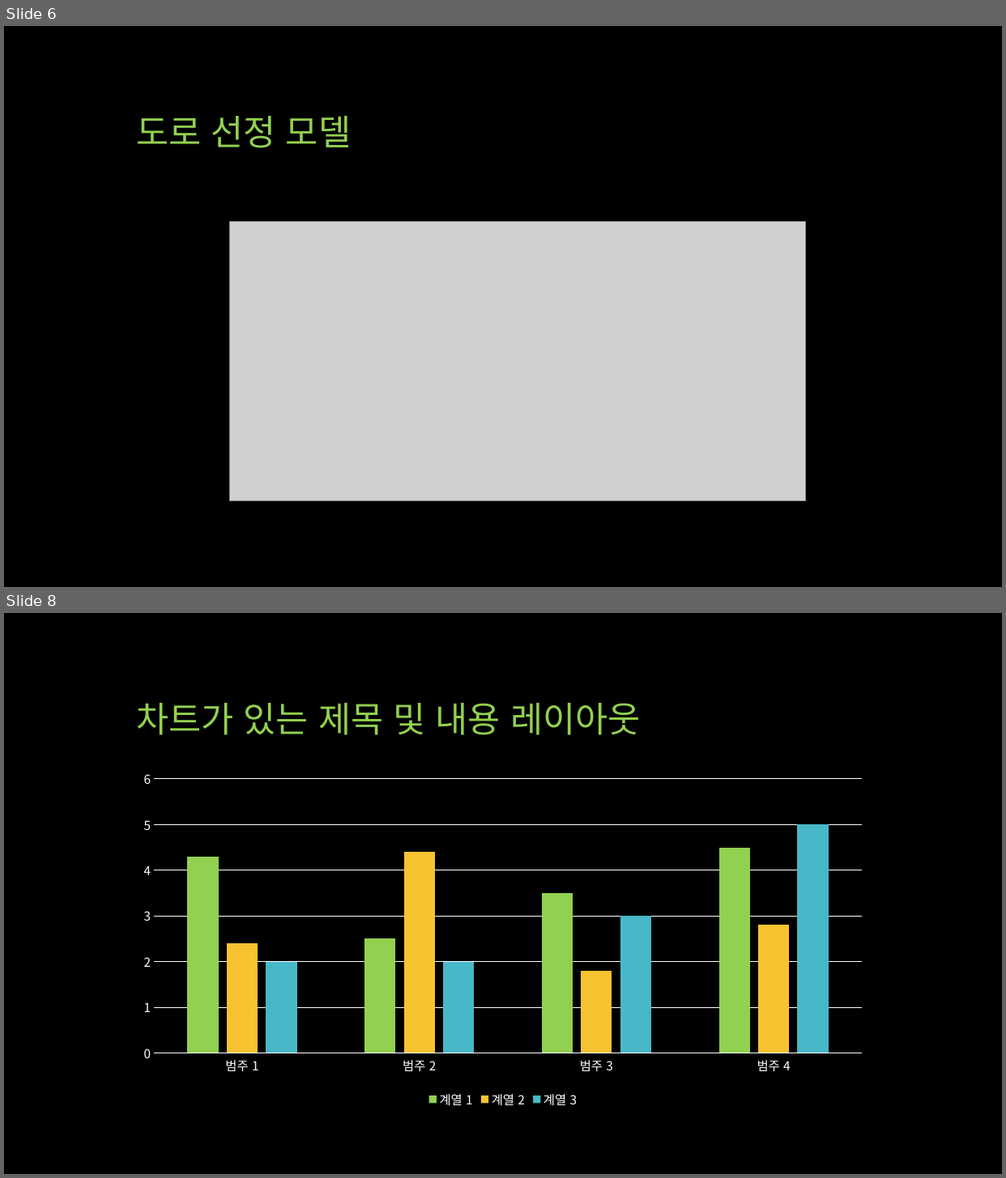
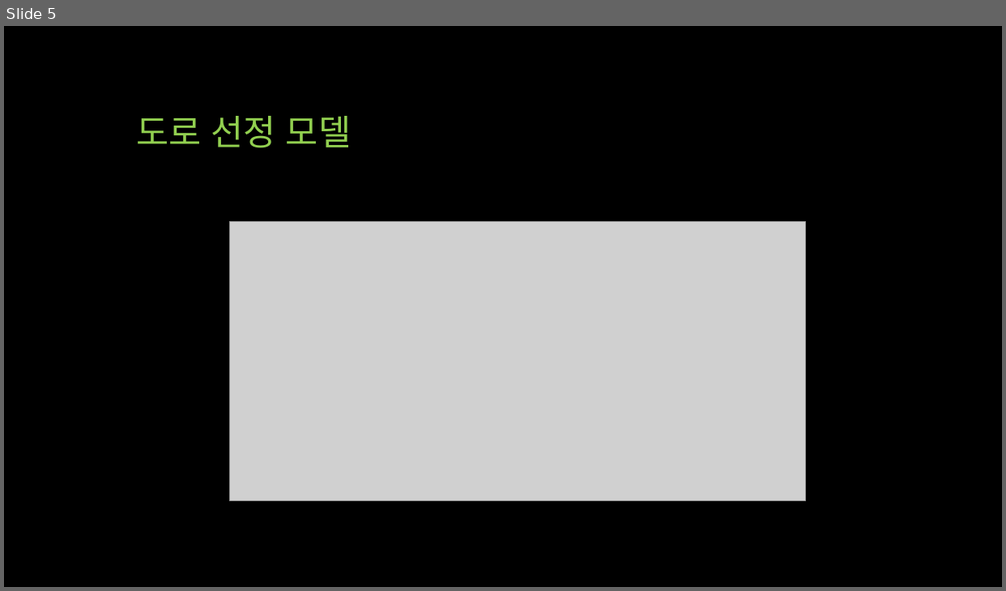
Before and after one commit to Sihan-Son/AutoPilotCar_arduino, a slide deck: docu/ppt/2017_08_06/자율 주행 자동차 프로젝트.pptx. Shown one above the other, each under a label of ours: slides 6 and 8 before the commit, slide 5 after it; the slides between them are not shown. The pictures are 1006x1178 and 1006x591 pixels, drawn with LibreOffice and Linux fonts; fonts in the diff are those of the drawing; grey boxes stand for pictures. Boxes give left, top, right and bottom in pixels: in the first picture for what was removed or moved away, otherwise in the second. Text is boxed around its words. In the diff, an @@ line names an element or a change of style, - is before the commit and + after.

```diff
--- a/docu/ppt/2017_08_06/자율 주행 자동차 프로젝트.pptx
+++ b/docu/ppt/2017_08_06/자율 주행 자동차 프로젝트.pptx
@@ slide 8 removed at bbox=[4, 613, 1002, 1174], background #000000 @@
@@ title removed at bbox=[136, 703, 640, 735] @@
-차트가 있는 제목 및 내용 레이아웃
@@ column chart removed at bbox=[129, 763, 878, 1112] @@
-categories: 범주 1, 범주 2, 범주 3, 범주 4
-계열 1: 4.3, 2.5, 3.5, 4.5
-계열 2: 2.4, 4.4, 1.8, 2.8
-계열 3: 2, 2, 3, 5
@@ what was slide 6 is now slide 5 @@
```
Also in this commit, not shown: 2 slides changed, 6 slides added, 7 other slides removed.
